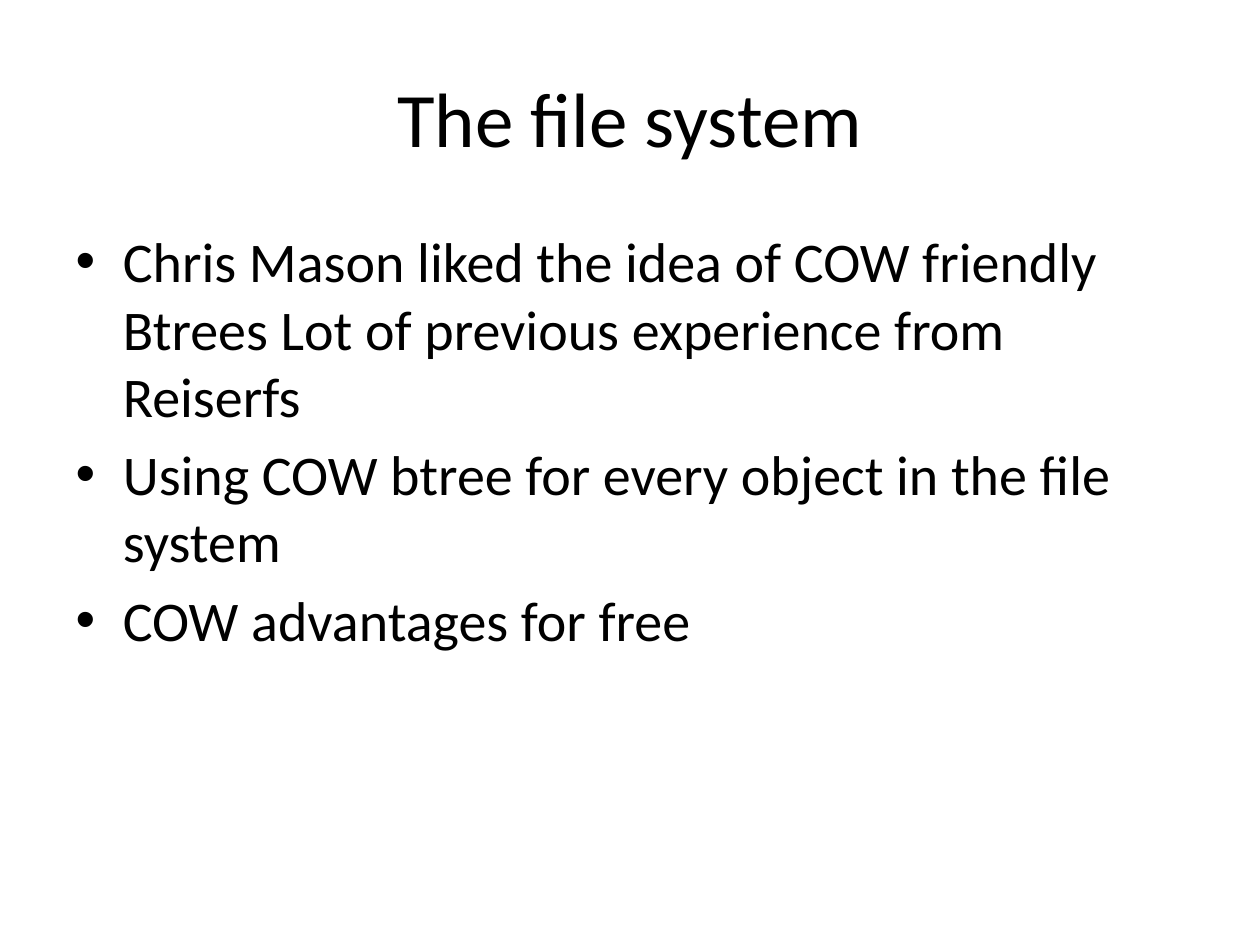
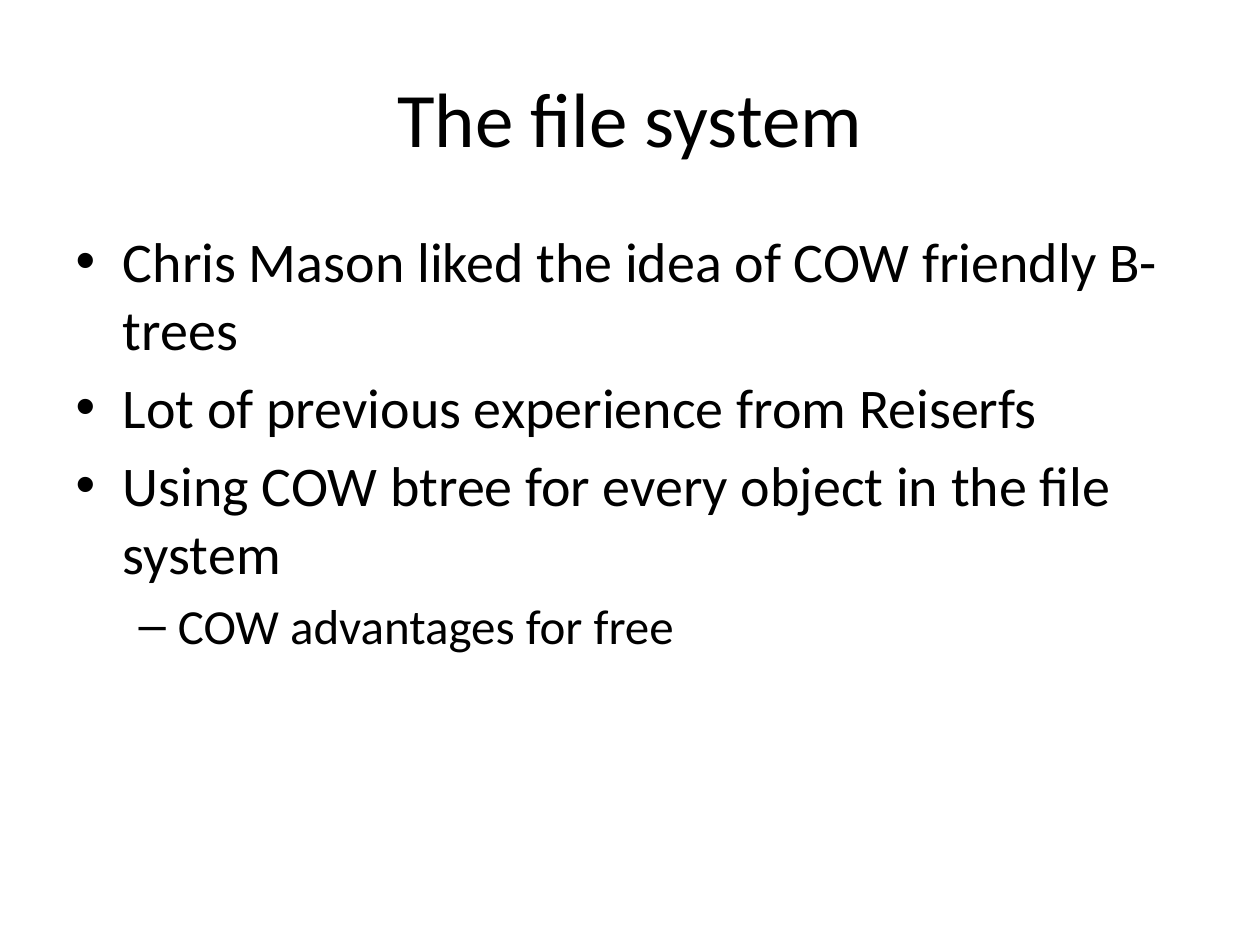
Before and after one commit to liujinmarshall/btrfs-doc, a slide deck: slide 7 of Bacik.pptx. Drawn at 1260x945 pixels with LibreOffice and Linux fonts; fonts in the diff are those of the drawing. Boxes give left, top, right and bottom in pixels: in the first picture for what was removed or moved away, otherwise in the second. Text is boxed around its words. In the diff, an @@ line names an element or a change of style, - is before the commit and + after.

```diff
--- a/Bacik.pptx
+++ b/Bacik.pptx
@@ text at (123,243,1157,437): text changed @@
-• Chris Mason liked the idea of COW friendly Btrees Lot of previous experience from Reiserfs
+• Chris Mason liked the idea of COW friendly B-trees
+• Lot of previous experience from Reiserfs
@@ text at (178,610,674,653): size 32 to 28 pt in "COW advantages for free"; bullet • to –; list level 1 to 2 in "COW advantages for free" @@
```
Also in this commit, not shown: 2 other slides changed, 11 slides added, 1 slide removed.
